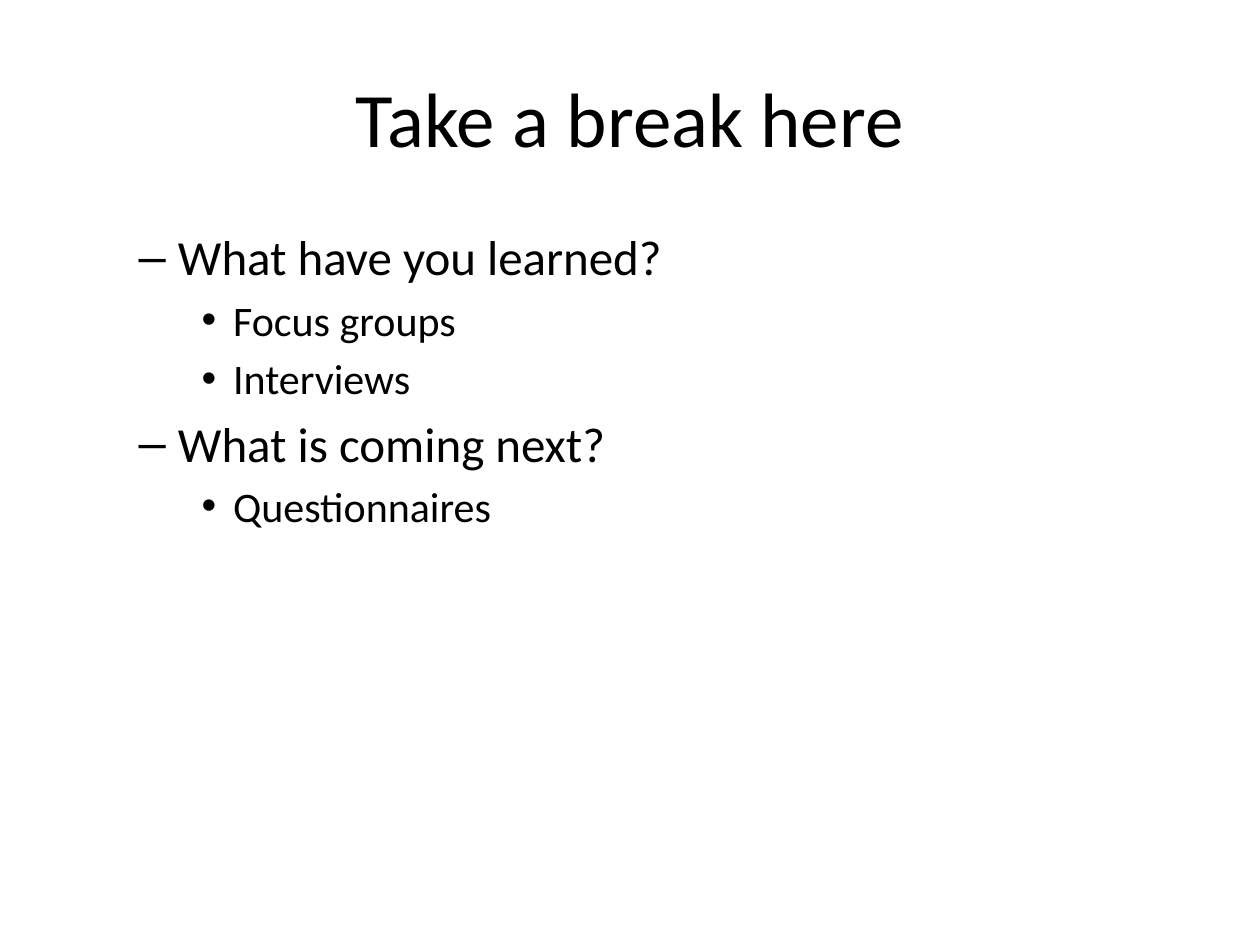
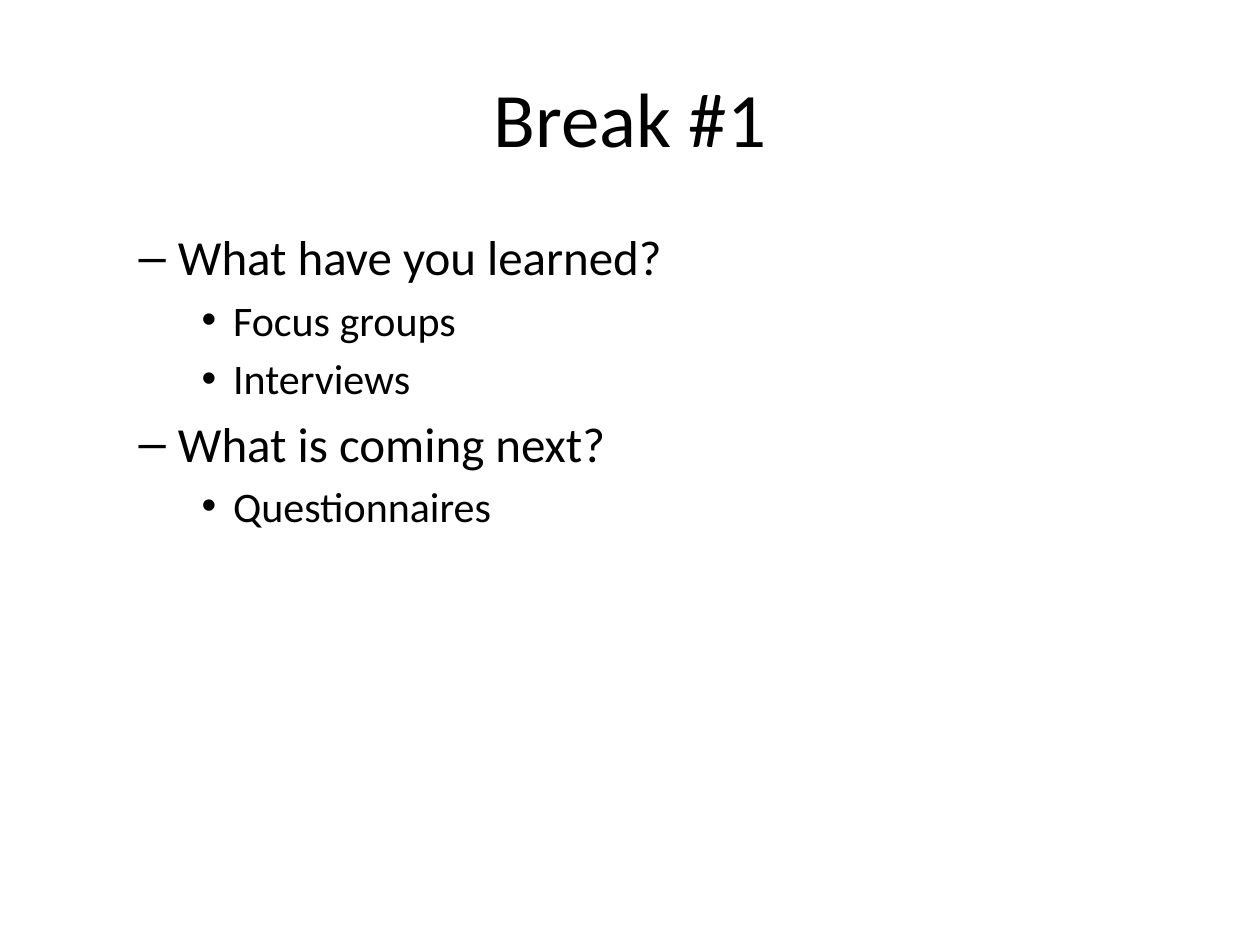
Before and after one commit to pmean/classes, a slide deck: slide 7 of clinical-research-methodology/results/video10-data-collection.pptx. Drawn at 1260x945 pixels with LibreOffice and Linux fonts; fonts in the diff are those of the drawing. Boxes give left, top, right and bottom in pixels: in the first picture for what was removed or moved away, otherwise in the second. Text is boxed around its words. In the diff, an @@ line names an element or a change of style, - is before the commit and + after.

```diff
--- a/clinical-research-methodology/results/video10-data-collection.pptx
+++ b/clinical-research-methodology/results/video10-data-collection.pptx
@@ title at box(494, 93, 766, 148): text changed @@
-Take a break here
+Break #1
```
Also in this commit, not shown: 5 other slides changed, 4 slides added, 1 other file.
